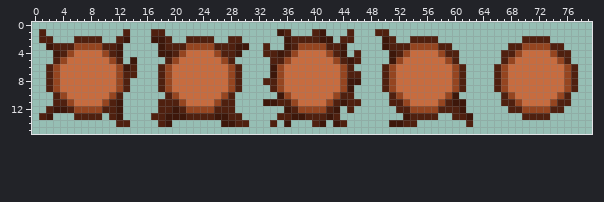
Two states of a sprite sheet, TestMapGenerator/LocalMapSpriteSheeObstaclesTrees.png. The first picture shows the starting point.
The file is 80x16 pixels.
After the commit:
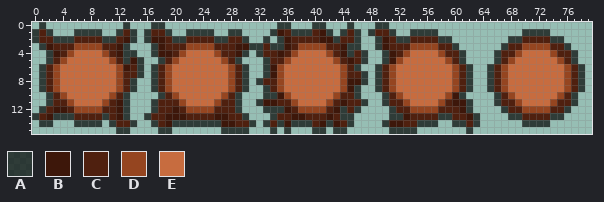
Palette (. is transparent): A #000000af  B #3d170a  C #4f200f  D #954520  E #c76c3f
Difference:
y 0: x 1 . -> A; x 13 . -> A; x 17..18 .. -> AA; x 35..36 .. -> AA; x 40..41 .. -> AA; x 45 . -> A; x 49..50 .. -> AA
y 1: x 0 . -> A; x 2 . -> A; x 6..9 .... -> AAAA; x 12 . -> A; x 14 . -> A; x 16 . -> A; x 19 . -> A; x 22..25 .... -> AAAA; x 28..29 .. -> AA; x 34 . -> A; x 37..39 ... -> AAA; x 42 . -> A; x 44 . -> A; x 46 . -> A; x 48 . -> A; x 51 . -> A; x 54..57 .... -> AAAA; x 70..73 .... -> AAAA
y 2: x 0 . -> A; x 3..5 ... -> AAA; x 10..11 .. -> AA; x 14 . -> A; x 16 . -> A; x 20..21 .. -> AA; x 26..27 .. -> AA; x 30 . -> A; x 33 . -> A; x 35 . -> A; x 43 . -> A; x 46 . -> A; x 49 . -> A; x 52..53 .. -> AA; x 58..59 .. -> AA; x 68..69 .. -> AA; x 74..75 .. -> AA
y 3: x 1 . -> A; x 13 . -> A; x 17 . -> A; x 31..32 .. -> AA; x 34..35 .. -> AA; x 45..46 .. -> AA; x 49 . -> A; x 60 . -> A; x 67 . -> A; x 76 . -> A
y 4: x 2 . -> A; x 13..14 .. -> AA; x 17 . -> A; x 30 . -> A; x 32 . -> A; x 45 . -> A; x 47 . -> A; x 50 . -> A; x 61 . -> A; x 66 . -> A; x 77 . -> A
y 5: x 2 . -> A; x 13 . -> A; x 15 . -> A; x 18 . -> A; x 29 . -> A; x 33 . -> A; x 47 . -> A; x 50 . -> A; x 61 . -> A; x 66 . -> A; x 77 . -> A
y 6: x 1 . -> A; x 15 . -> A; x 17 . -> A; x 30 . -> A; x 33 . -> A; x 46 . -> A; x 49 . -> A; x 62 . -> A; x 65 . -> A; x 78 . -> A
y 7: x 1 . -> A; x 15 . -> A; x 17 . -> A; x 30 . -> A; x 33 . -> A; x 47 . -> A; x 49 . -> A; x 62 . -> A; x 65 . -> A; x 78 . -> A
y 8: x 1 . -> A; x 14 . -> A; x 17 . -> A; x 30 . -> A; x 32 . -> A; x 47 . -> A; x 49 . -> A; x 62 . -> A; x 65 . -> A; x 78 . -> A
y 9: x 1 . -> A; x 14 . -> A; x 17 . -> A; x 30 . -> A; x 33 . -> A; x 46 . -> A; x 49 . -> A; x 62 . -> A; x 65 . -> A; x 78 . -> A
y 10: x 2 . -> A; x 13 . -> A; x 18 . -> A; x 29 . -> A; x 33..34 .. -> AA; x 46 . -> A; x 50 . -> A; x 61 . -> A; x 66 . -> A; x 77 . -> A
y 11: x 2 . -> A; x 13 . -> A; x 17 . -> A; x 29 . -> A; x 32 . -> A; x 47 . -> A; x 50 . -> A; x 62 . -> A; x 66 . -> A; x 77 . -> A
y 12: x 1 . -> A; x 13 . -> A; x 17 . -> A; x 29 . -> A; x 33..35 ... -> AAA; x 44 . -> A; x 46 . -> A; x 51 . -> A; x 62 . -> A; x 67 . -> A; x 76 . -> A
y 13: x 0 . -> A; x 3..5 ... -> AAA; x 10 . -> A; x 13 . -> A; x 16 . -> A; x 30 . -> A; x 34 . -> A; x 44..45 .. -> AA; x 51..52 .. -> AA; x 58..59 .. -> AA; x 63 . -> A; x 68..69 .. -> AA; x 74..75 .. -> AA
y 14: x 1..2 .. -> AA; x 6..9 .... -> AAAA; x 11 . -> A; x 14 . -> A; x 17 . -> A; x 20..26 ....... -> AAAAAAA; x 31 . -> A; x 33 . -> A; x 35 . -> A; x 37..39 ... -> AAA; x 42 . -> A; x 45 . -> A; x 50 . -> A; x 55..57 ... -> AAA; x 60..61 .. -> AA; x 63 . -> A; x 70..73 .... -> AAAA
y 15: x 12..13 .. -> AA; x 18..19 .. -> AA; x 27..30 .... -> AAAA; x 34 . -> A; x 36 . -> A; x 40..41 .. -> AA; x 43..44 .. -> AA; x 51..54 .... -> AAAA; x 62 . -> A
